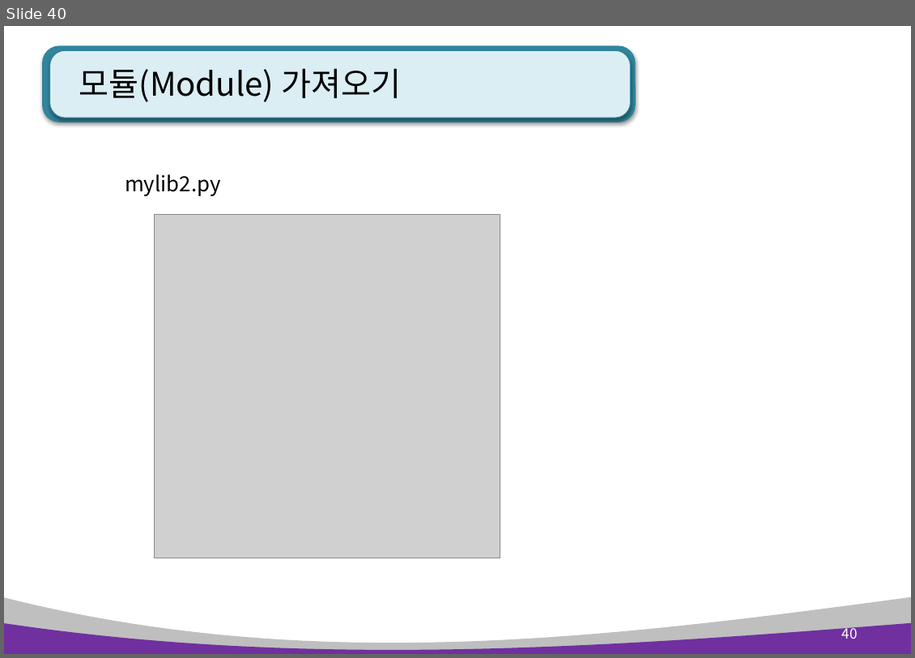
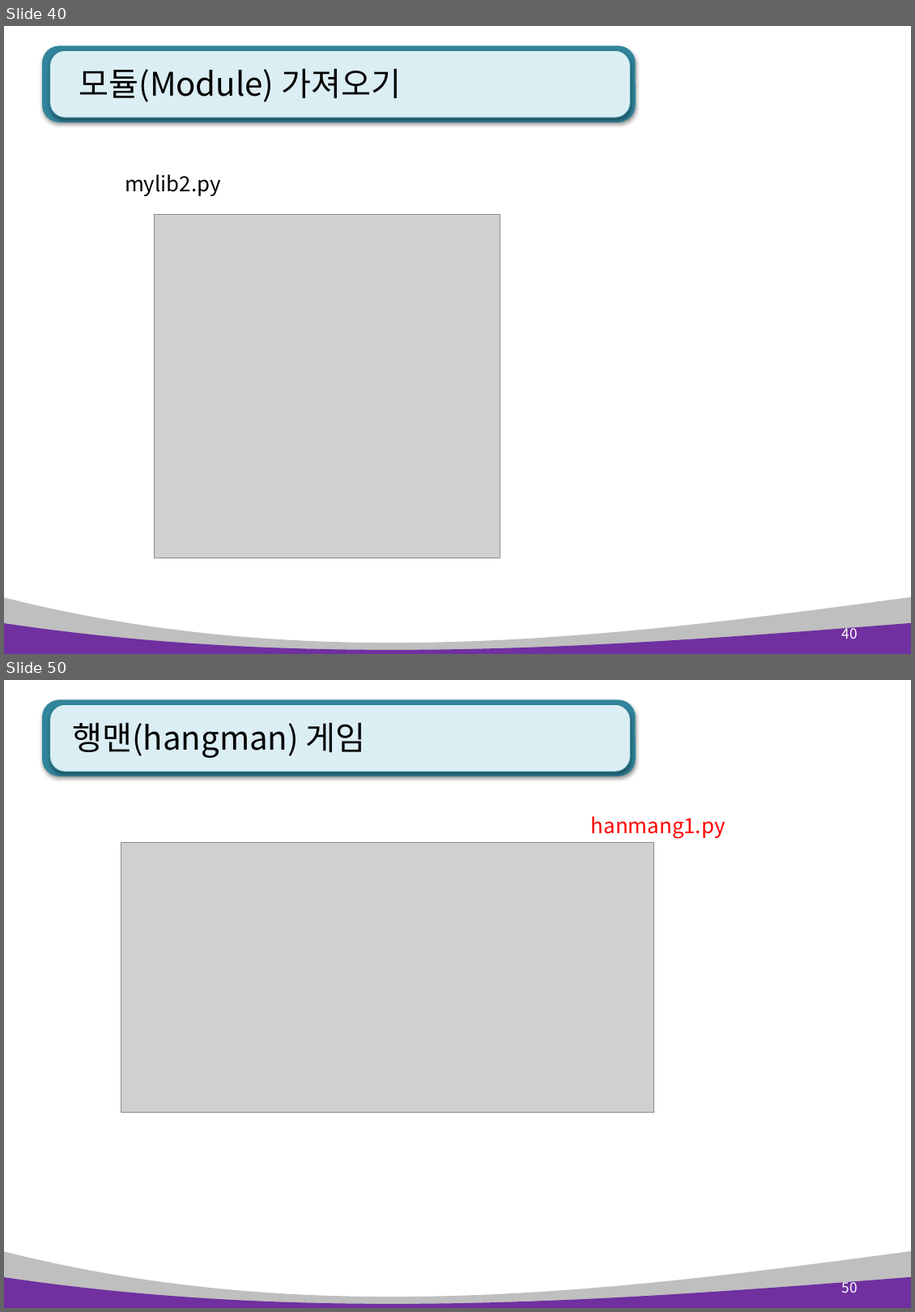
Before and after one commit to kiyongee2/green_project_web, a slide deck: python_ppt/Python 6장. 모듈 .pptx. Shown one above the other, each under a label of ours: slide 40 before the commit, slides 40 and 50 after it; the slides between them are not shown. The pictures are 915x658 and 915x1312 pixels, drawn with LibreOffice and Linux fonts; fonts in the diff are those of the drawing; grey boxes stand for pictures. Boxes give left, top, right and bottom in pixels: in the first picture for what was removed or moved away, otherwise in the second. Text is boxed around its words. In the diff, an @@ line names an element or a change of style, - is before the commit and + after.

```diff
--- a/python_ppt/Python 6장. 모듈 .pptx
+++ b/python_ppt/Python 6장. 모듈 .pptx
@@ slide 50 added at (4,680,911,1308), background #FFFFFF; not listed: 4 template elements that a slide beside it also shows @@
@@ title added at (72,722,366,758), 28 pt, text #000000 @@
+행맨(hangman) 게임
@@ text added at (591,816,726,839), 18 pt, text #FF0000 @@
+hanmang1.py
@@ picture added at (121,843,654,1113) @@
@@ page number added at (842,1279,857,1292), 12 pt, text #FFFFFF @@
+50
```
Also in this commit, not shown: 4 slides changed, 7 other slides added, 2 other files.
